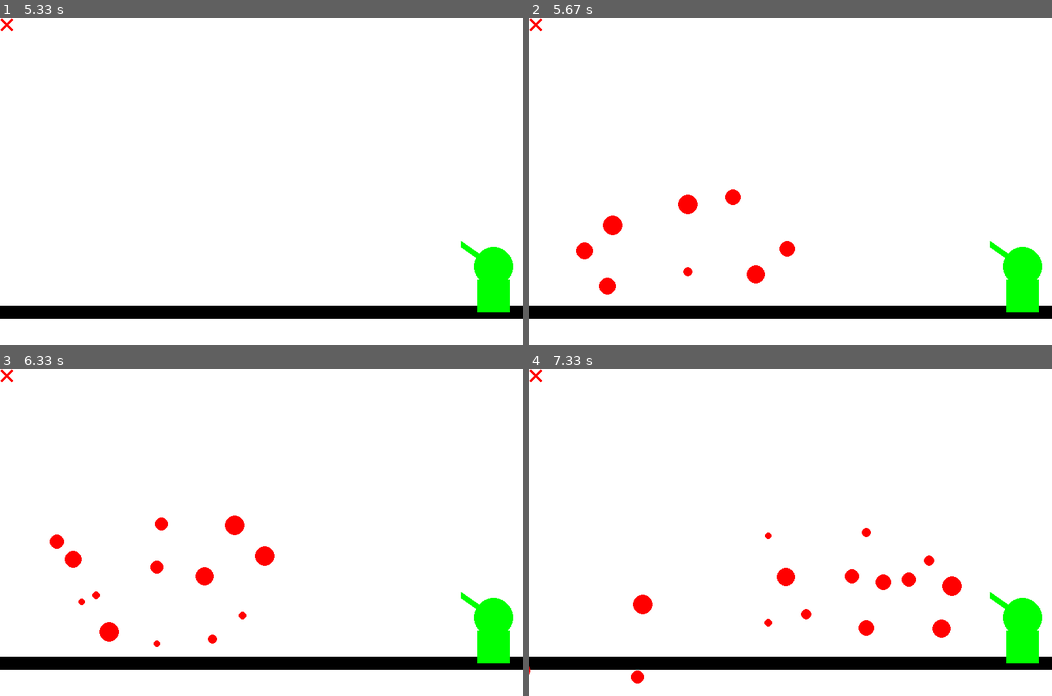
Above: before the commit, frames 1-4 (two rows, left to right).
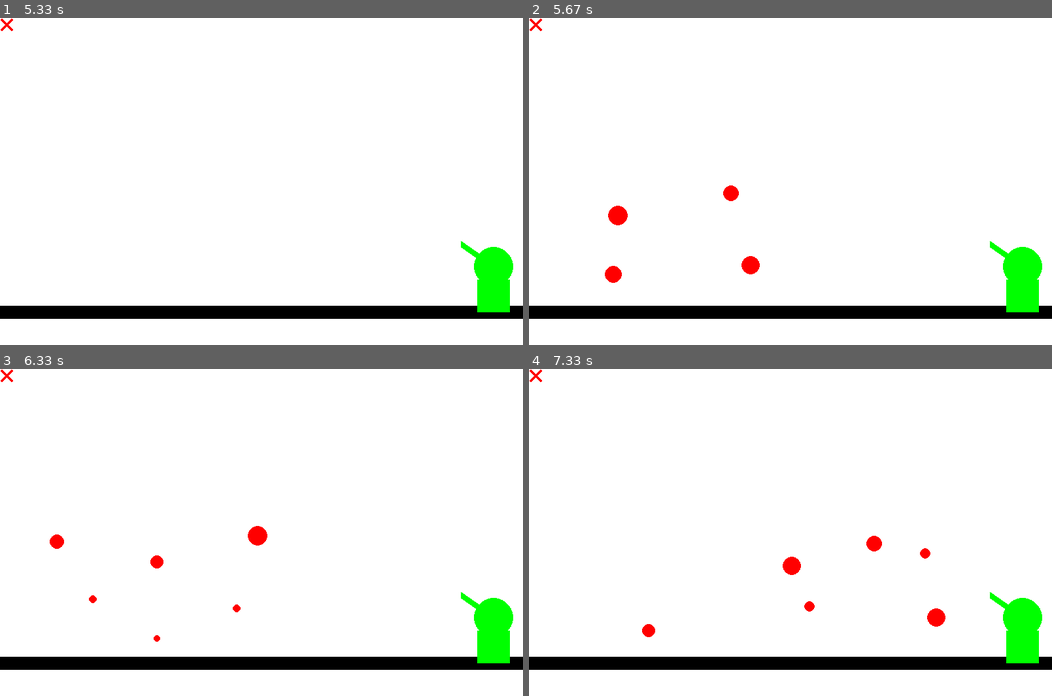
Above: after the commit, the same moments.

Repository: BapL49/projet-1---feu-d-artifices
Game: pygame game, started from main.py
The game is run twice, just before and just after one commit, with the same random seed, the same clock (stepped at 60 frames per second) and the same inputs.
Inputs (mouse positions are in pixels of both pictures, inside the frame that each line leads up to):
- Up to frame 1 (5.33 s): no input
- Up to frame 2 (5.67 s): click (685, 207) at 5.38 s
- Up to frame 3 (6.33 s): click (162, 454) at 5.72 s; click (156, 581) at 6.05 s
- Up to frame 4 (7.33 s): click (617, 463) at 6.38 s; click (769, 421) at 6.72 s; click (863, 552) at 7.05 s

Frame 1 is identical in both runs. In frame 2, 1.2% of the frame differs, in the area x 9-51%, y 51-85%; in frame 3, 1.3%; in frame 4, 1.8%, in the area x 0-83%, y 48-97%.

Commit message:
method tir implementé en main

Diff:
--- a/class_Tourelle.py
+++ b/class_Tourelle.py
@@ -25,28 +25,46 @@
 
     #implementer tri
 
-    def tir(self,position_tir, firework):
+    def tir_vers_firework(self,position_tir, firework):
+
+        temps_actuel=pygame.time.get_ticks()
+        self.collition=False
+        if temps_actuel - self.temps_tir > self.delai_tir: # attendre 333 milisecondes entre chaque tir
+
+            self.position=position_tir
+            self.positionX = firework.positionX
+            self.positionY = firework.positionY
+            self.rect= firework.circle
+
+
+            tir = pygame.draw.line(self.fenetre,ROUGE,self.position,(self.positionX, self.positionY))
+
+
+            if tir.colliderect(self.rect):#collision avec la divition
+
+                self.collition=True
+
+            if temps_actuel -self.temps_derniere_tir > self.duree_tir:#attendre 0.1 secondes entre chaque tir
+                pygame.display.update(tir)
+
+            self.temps_tir=temps_actuel
+            self.temps_derniere_tir=temps_actuel
+
+    def tir_vers_souris(self,position_tir):
 
         temps_actuel=pygame.time.get_ticks()
 
         if temps_actuel - self.temps_tir > self.delai_tir: # attendre 333 milisecondes entre chaque tir
 
             self.position=position_tir
-            self.positionX = firework.positionX
-            self.positionY = firework.positionY
-            self.rect= firework.circle
-            self.circle_radius = firework.circle_radius
+            self.coordinates=pygame.mouse.get_pos()
 
-            tir = pygame.draw.line(self.fenetre,ROUGE,self.position,(self.positionX, self.positionY))
-            pygame.display.update(tir)
+            tir = pygame.draw.line(self.fenetre,ROUGE,self.position,(self.coordinates))
 
-            if tir.colliderect(self.rect):#collision avec la divition
-
-                self.collition=True
 
             if temps_actuel -self.temps_derniere_tir > self.duree_tir:#attendre 0.1 secondes entre chaque tir
-                pass
-                #p  ygame.display.update(pygame.draw.line(self.fenetre,BLANC,self.position,(self.positionX,self.positionY)))
+                pygame.display.update(tir)
+
 
             self.temps_tir=temps_actuel
             self.temps_derniere_tir=temps_actuel
--- a/main.py
+++ b/main.py
@@ -30,7 +30,8 @@
         # deltaTime in seconds.
         firework.update() # actualise la position des division
         # turret.tir((705,345),firework)
-
+        global current_firework
+        current_firework=firework
         # supprime la divison si elle se trouve au dessus de limiteSol
         if firework.positionY >= limiteSol or turret.collition==True:
             list_fireworks.remove(firework)
@@ -105,6 +106,7 @@
 
 
 
+
         fenetre.fill(BLANC)
         #Dessin du sol et de la tourelle
         sol = pygame.draw.rect(fenetre, NOIR, (0, limiteSol, 800, 20))
@@ -120,7 +122,9 @@
         # permet d'actualiser la position des divisions et de les supprimer
         if len(list_fireworks) > 0:
             gererFirework()
+            turret.tir_vers_firework((705,345),current_firework)
 
+        #turret.tir_vers_souris((705,345))
 
         pygame.time.Clock().tick(30)
     pygame.quit()
